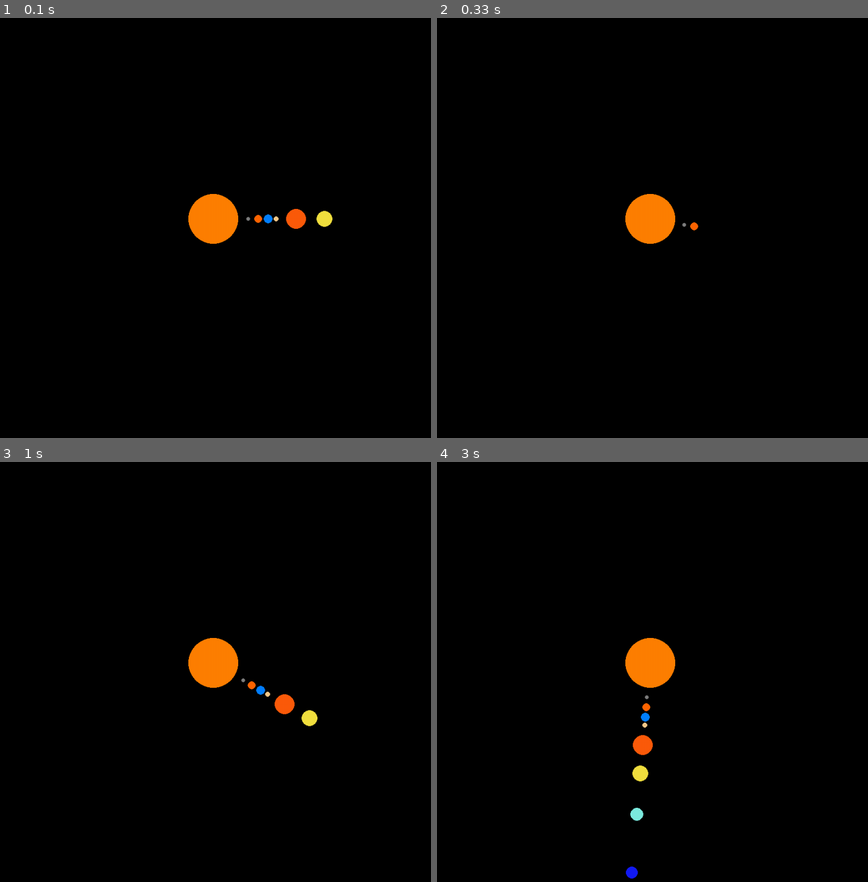
Above: before the commit, frames 1-4 (two rows, left to right).
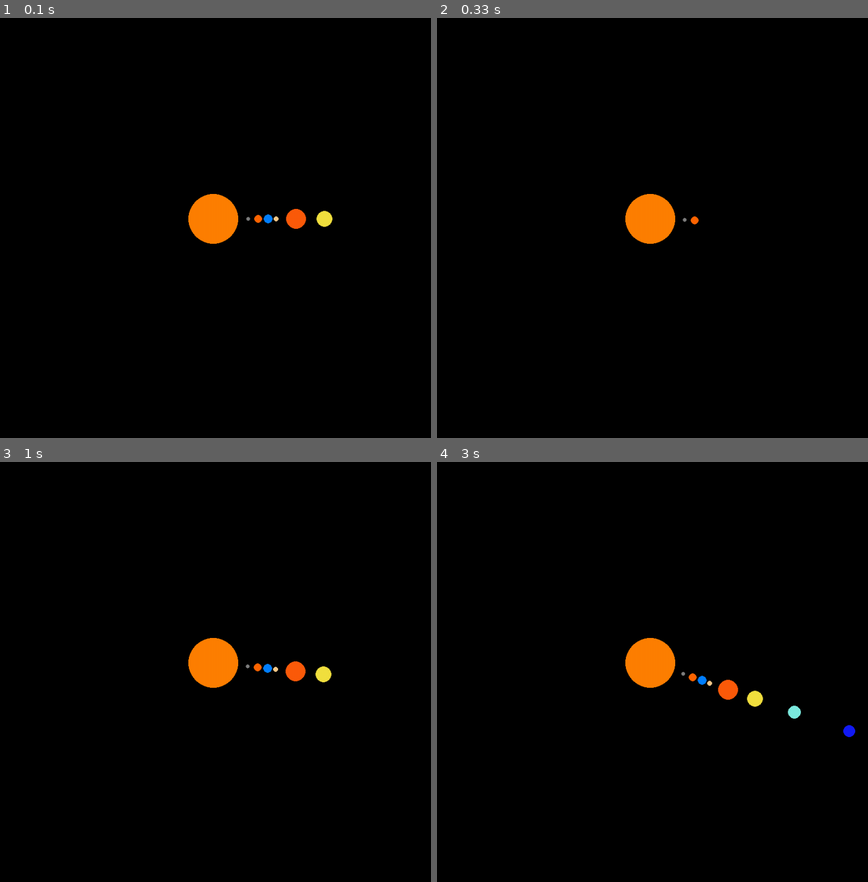
Above: after the commit, the same moments.

Repository: myhotchoc/Space-Simulator
Game: pygame game, started from Pygame Environmetnt.py
The game is run twice, just before and just after one commit, with the same random seed, the same clock (stepped at 60 frames per second) and the same inputs.
Inputs:
- Up to frame 1 (0.1 s): no input
- Up to frame 2 (0.33 s): no input
- Up to frame 3 (1 s): no input
- Up to frame 4 (3 s): no input

Frame 1 is identical in both runs. In frame 2, less than 0.1% of the frame differs, in the area x 56-61%, y 47-51%; in frame 3, 0.8%; in frame 4, 1.0%, in the area x 43-98%, y 49-100%.

Commit message:
Update Pygame Environmetnt.py

Diff:
--- a/Pygame Environmetnt.py
+++ b/Pygame Environmetnt.py
@@ -158,6 +158,7 @@
 #
 #             for theta in range(360):
 #                 for i in planets:
+#                     #pygame.draw.circle(screen, i.colour, new_pos, i.radius)
 #                     new_pos = i.movePlanet(math.radians(theta))
 #                     pygame.draw.circle(screen, i.colour, new_pos, i.radius)
 #
@@ -173,7 +174,7 @@
         pygame.display.flip()
         clock.tick(60)
 
-    theta += 5
+    theta += 1
 
     # Update Screen, set framerate
     pygame.display.flip()
